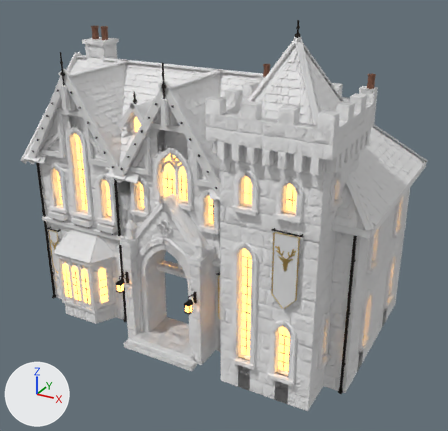
Before and after pictures for a commit that changed the FBX model GameClient/ArtSource/Silverbrook/NorthridgeHouse5/SilverbrookNorthridgeHouse5.fbx.
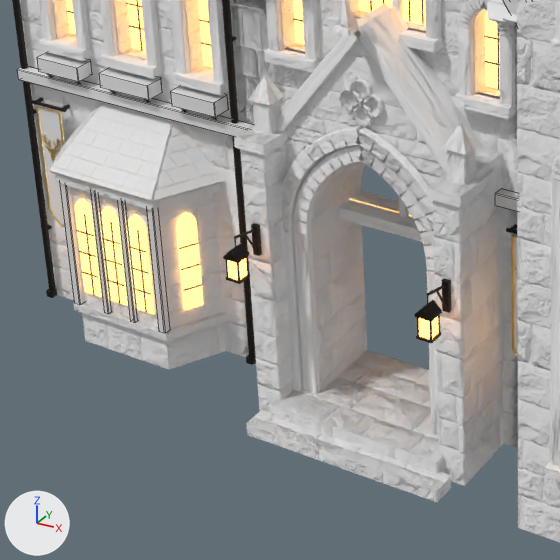
There are two pictures of each version: one whole from a 50 mm lens placed at (9.15, -16.12, 11.61), pointed at (0.48, -0.36, 3.73), one close up on the part from 8% to 53% of the width and 45% to 91% of the height. Lighting does not change. The marker at lower left points along +X, +Y and +Z. The older version's two pictures come first. The close-ups show mesh edges as thin lines.

Before the edit, the objects in view are built like this:
```python
me_sm_sbnorthridgehouse5_masonry = bpy.data.meshes.new('SM_SBNorthridgeHouse5_Masonry')
me_sm_sbnorthridgehouse5_masonry.from_pydata(...)  # 12481 vertices, 8259 faces; spans x -5.57..5.53, y -3.63..3.37, z 0.0..8.62
me_sm_sbnorthridgehouse5_masonry.materials.append(mat_sb_northridgehouse5_ashlar)
me_sm_sbnorthridgehouse5_roof = bpy.data.meshes.new('SM_SBNorthridgeHouse5_Roof')
me_sm_sbnorthridgehouse5_roof.from_pydata(...)  # 28861 vertices, 17892 faces; spans x -5.72..5.78, y -3.18..3.62, z 2.31..9.58
# faces by material slot: [16550, 1342]
me_sm_sbnorthridgehouse5_roof.materials.append(mat_sb_northridgehouse5_slate)
me_sm_sbnorthridgehouse5_roof.materials.append(mat_sb_oaktimber)
me_sm_sbnorthridgehouse5_timber = bpy.data.meshes.new('SM_SBNorthridgeHouse5_Timber')
me_sm_sbnorthridgehouse5_timber.from_pydata(...)  # 638 vertices, 400 faces; spans x -5.78..5.72, y -2.89..3.63, z 0.55..8.27
me_sm_sbnorthridgehouse5_timber.materials.append(mat_sb_oaktimber)
ob_sm_sbnorthridgehouse5_masonry = bpy.data.objects.new('SM_SBNorthridgeHouse5_Masonry', me_sm_sbnorthridgehouse5_masonry)
ob_sm_sbnorthridgehouse5_masonry.location = (0.0, 0.0, 0.0)
ob_sm_sbnorthridgehouse5_roof = bpy.data.objects.new('SM_SBNorthridgeHouse5_Roof', me_sm_sbnorthridgehouse5_roof)
ob_sm_sbnorthridgehouse5_roof.location = (0.0, 0.0, 0.0)
ob_sm_sbnorthridgehouse5_timber = bpy.data.objects.new('SM_SBNorthridgeHouse5_Timber', me_sm_sbnorthridgehouse5_timber)
ob_sm_sbnorthridgehouse5_timber.location = (0.0, 0.0, 0.0)
# also in view: 'SM_SBNorthridgeHouse5_Details' at (-0.06, -0.25, 4.99)
```
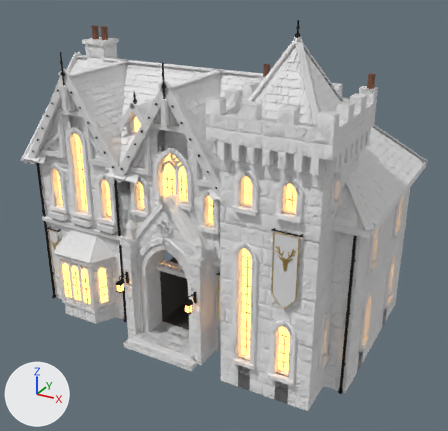
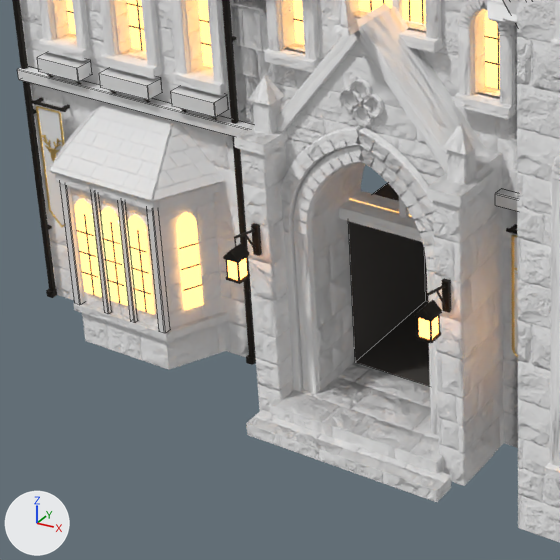
Changed parts and their boxes [x1, y1, x2, y2] in the close-ups (560 x 560 px):
'SM_SBNorthridgeHouse5_EntryRooms', added
    after: [348, 183, 430, 386]

The change, as a list of edits to the scene's bpy script:
```text
Add mat_sb_entryroom:
    mat_sb_entryroom = principled_material('SB_EntryRoom')
    mat_sb_entryroom.base_color = (0.05, 0.045, 0.04)  # dark grey #3f3c38
    mat_sb_entryroom.roughness = 0.95
Add me_sm_sbnorthridgehouse5_entryrooms:
    me_sm_sbnorthridgehouse5_entryrooms.from_pydata([(-0.91, -0.45, 0.3), (0.56, -0.45, 0.3), (0.56, -0.45, 2.28), (-0.91, -0.45, 2.28), (-0.91, -2.01, 0.3), (-0.91, -2.01, 2.28), (0.56, -2.01, 2.28), (0.56, -2.01, 0.3)], [], [(0, 1, 2, 3), (4, 0, 3, 5), (6, 2, 1, 7), (4, 7, 1, 0), (3, 2, 6, 5)])
    me_sm_sbnorthridgehouse5_entryrooms.materials.append(mat_sb_entryroom)  # dark grey #3f3c38
Add ob_sm_sbnorthridgehouse5_entryrooms:
    ob_sm_sbnorthridgehouse5_entryrooms = bpy.data.objects.new('SM_SBNorthridgeHouse5_EntryRooms', me_sm_sbnorthridgehouse5_entryrooms)
    ob_sm_sbnorthridgehouse5_entryrooms.location = (0.0, 0.0, 0.0)
```
